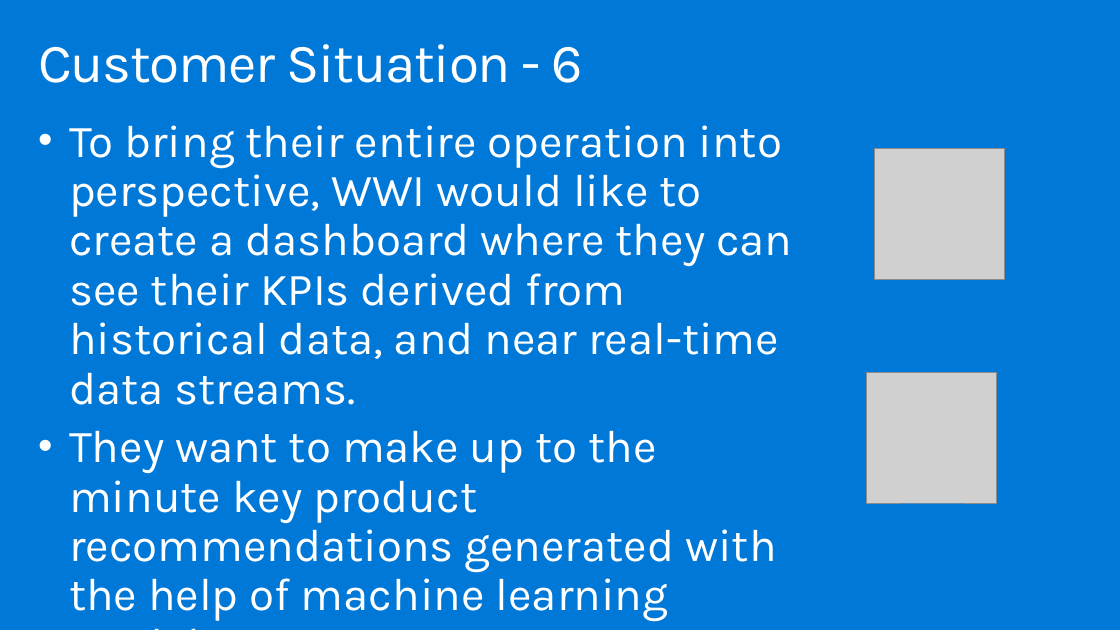
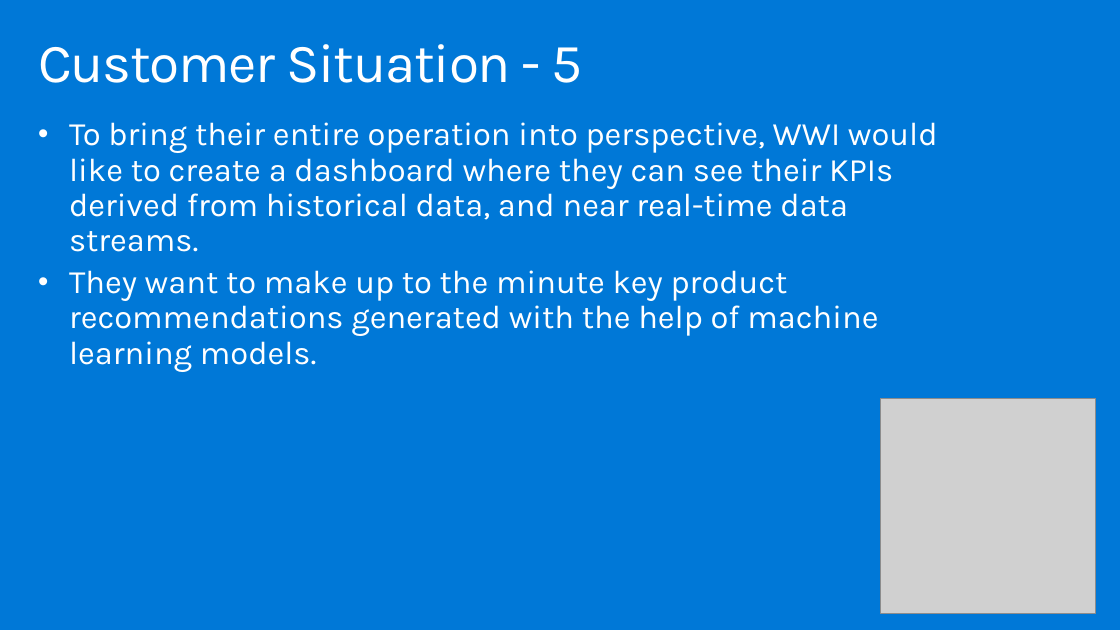
Before and after one commit to solliancenet/MCW-Azure-Synapse-Analytics, a slide deck: slide 8 of Whiteboard design session/WDS trainer presentation - Azure Synapse Analytics.pptx. Drawn at 1120x630 pixels with LibreOffice and Linux fonts; fonts in the diff are those of the drawing; grey boxes stand for pictures. Boxes give left, top, right and bottom in pixels: in the first picture for what was removed or moved away, otherwise in the second. Text is boxed around its words. In the diff, an @@ line names an element or a change of style, - is before the commit and + after.

```diff
--- a/Whiteboard design session/WDS trainer presentation - Azure Synapse Analytics.pptx
+++ b/Whiteboard design session/WDS trainer presentation - Azure Synapse Analytics.pptx
@@ title at (x1=38, y1=44, x2=583, y2=83): text changed @@
-Customer Situation - 6
+Customer Situation - 5
@@ text "To bring their entire operation ..." at (x1=69, y1=122, x2=938, y2=372): size 39.2 to 28 pt; less space between paragraphs @@
@@ picture removed at (x1=875, y1=149, x2=1005, y2=279) @@
@@ picture removed at (x1=866, y1=373, x2=996, y2=503) @@
@@ picture added at (x1=881, y1=398, x2=1096, y2=613) @@
```
Also in this commit, not shown: 26 other slides changed, 2 other files.
